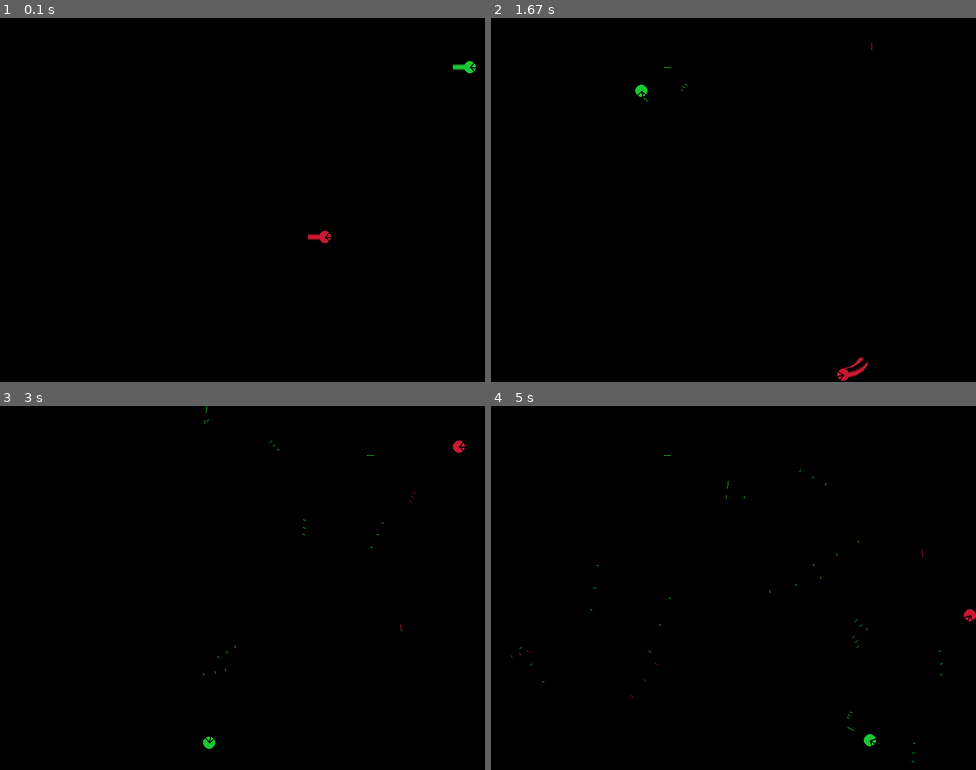
Above: before the commit, frames 1-4 (two rows, left to right).
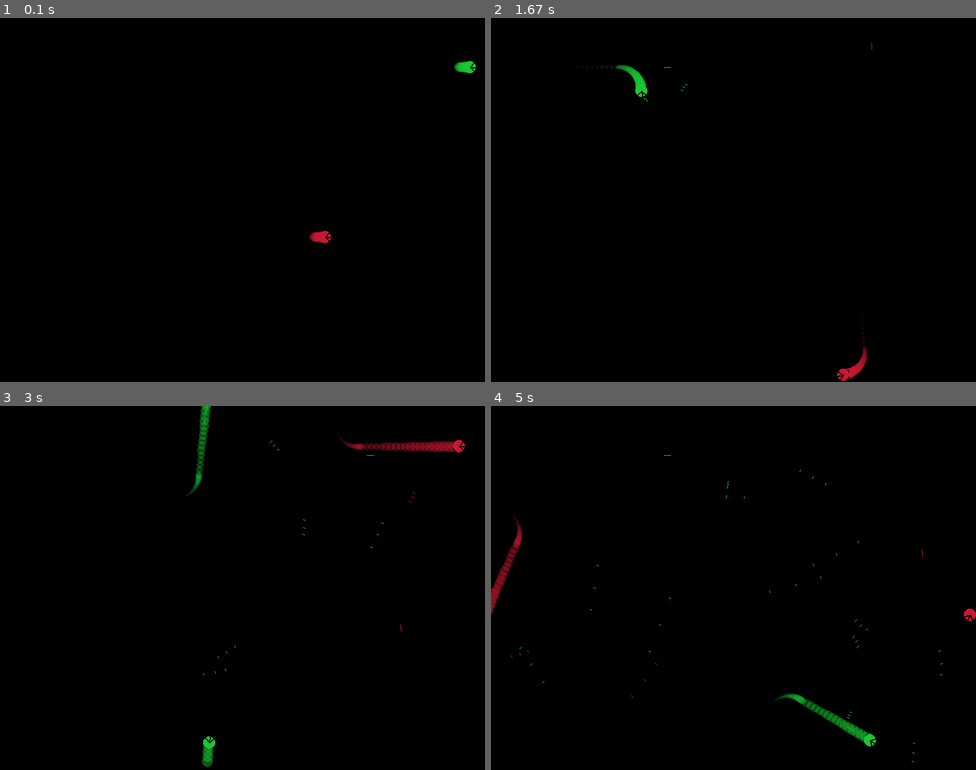
Above: after the commit, the same moments.

Repository: ZephyrSails/leben
Game: pygame game, started from dog_fight/main.py
Two runs of this game, one before a commit and one after it. Both use one fixed random seed, a clock stepped at 60 frames per second and the inputs below.
Inputs:
- Up to frame 1 (0.1 s): no input
- Up to frame 2 (1.67 s): hold Right 0.33-0.8 s; hold Up 0.83-1.13 s; hold W 0.83-1.13 s; tap Shift at 0.9, 1.23, 1.53 s; tap Right Shift at 0.98 s; hold Right 1.17-1.63 s; hold D 1.17-1.63 s
- Up to frame 3 (3 s): hold Left 1.67-2.2 s; hold A 1.67-2.2 s; tap Shift at 1.73, 2.03, 2.3, 2.6, 2.73 s; hold Left 2.23-2.63 s; hold A 2.23-2.63 s; tap Right Shift at 2.38 s; hold Up from 2.67 s (still down); hold W from 2.67 s (still down)
- Up to frame 4 (5 s): release Up at 3.03 s; release W at 3.03 s; hold Right 3.07-3.7 s; hold D 3.07-3.7 s; tap Shift at 3.13, 3.43, 3.8, 4.1, 4.3, 4.6, 4.8 s; hold Left 3.73-4.2 s; hold A 3.73-4.2 s; tap Right Shift at 3.88 s; hold Right 4.23-4.7 s; hold D 4.23-4.7 s; hold Up from 4.73 s (still down); hold W from 4.73 s (still down)

The runs differ from the first frame. In frame 1, less than 0.1% of the frame differs, in the area x 63-97%, y 12-62%; in frame 2, 0.3%; in frame 3, 1.0%, in the area x 38-96%, y 0-100%; in frame 4, 0.8%.

Commit message:
contrail

Diff:
--- a/dog_fight/bullet.py
+++ b/dog_fight/bullet.py
@@ -60,3 +60,6 @@
         if self.rect.bottom >= self.SCREEN_HEIGHT:
             self.rect.bottom -= self.SCREEN_HEIGHT
         # self.redraw()
+
+    def blit(self, screen):
+        screen.blit(self.surf, self.rect)
--- a/dog_fight/contrail.py
+++ b/dog_fight/contrail.py
@@ -21,31 +21,33 @@
         self.radius = self.init_radius
         self.bg_color = flight.bg_color
         self.color = pygame.Color(*flight.color)
-        self.init_alpha = self.color.a
+        self.init_alpha = self.color.a // 2
 
         # life span
-        self.init_life_tick = 20
+        self.init_life_tick = 50
         self.curr_life_tick = self.init_life_tick
 
         # pygame
         self.surf = pygame.Surface((self.radius * 2, self.radius * 2))
+        self.surf.set_colorkey(self.bg_color)
         self.rect = self.surf.get_rect(center=(
             int(self.x),
             int(self.y),
         ))
 
     def redraw(self):
-        pygame.draw.circle(self.surf, self.color, (self.radius, self.radius),
-                           self.radius)
+        pygame.draw.circle(self.surf, self.bg_color,
+                          (self.init_radius, self.init_radius),
+                          self.init_radius)
+        pygame.draw.circle(self.surf, self.color,
+                           (self.init_radius, self.init_radius), self.radius)
 
     def update(self):
         self.curr_life_tick -= 1
         if self.curr_life_tick == 0:
             self.kill()
         self.redraw()
-        #
-        # ratio = self.curr_life_tick / self.init_life_tick
-        #
-        # self.color.a = int(self.init_alpha * ratio)
-        # self.radius = int(self.init_radius * ratio)
-        # print(ratio, self.color, self.radius)
+        ratio = self.curr_life_tick / self.init_life_tick
+
+        self.radius = int(self.init_radius * ratio)
+        self.surf.set_alpha(int(self.init_alpha * ratio))
--- a/dog_fight/flight.py
+++ b/dog_fight/flight.py
@@ -44,6 +44,7 @@
         # attribute
         self.color = color
         self.bg_color = (0, 0, 0)
+        self.line_color = (1, 1, 1)
         self.radius = 10  # pixel
         self.view_angle = 90  # degree
         self.mouth_degree = 45
@@ -55,7 +56,7 @@
 
         # pygame
         self.surf = pygame.Surface((self.radius * 2, self.radius * 2))
-
+        self.surf.set_colorkey(self.bg_color)
         pygame.draw.circle(self.surf, self.color, (self.x, self.y),
                            self.radius)
         self.draw_mouth()
@@ -75,7 +76,7 @@
 
     def draw_line(self, radians):
         pygame.draw.line(
-            self.surf, self.bg_color, (int(self.radius), int(self.radius)),
+            self.surf, self.line_color, (int(self.radius), int(self.radius)),
             (int(self.radius + self.radius * math.cos(radians)),
              int(self.radius + self.radius * math.sin(radians))), 2)
 
@@ -119,12 +120,16 @@
             self.rect.move_ip(dx, dy)
 
         if self.rect.left < 0:
+            self.x += self.SCREEN_WIDTH
             self.rect.left += self.SCREEN_WIDTH
         if self.rect.right > self.SCREEN_WIDTH:
+            self.x -= self.SCREEN_WIDTH
             self.rect.right -= self.SCREEN_WIDTH
         if self.rect.top <= 0:
+            self.y += self.SCREEN_HEIGHT
             self.rect.top += self.SCREEN_HEIGHT
         if self.rect.bottom >= self.SCREEN_HEIGHT:
+            self.y -= self.SCREEN_HEIGHT
             self.rect.bottom -= self.SCREEN_HEIGHT
 
     def print(self):
--- a/dog_fight/main.py
+++ b/dog_fight/main.py
@@ -51,7 +51,7 @@
             collide_group = pygame.sprite.groupcollide(
                 flight_group, hostile_bullets, False, True)
             scores[idx] -= len(collide_group)
-        print(scores)
+        print('\r{}'.format(scores), end="")
 
         pygame.display.flip()
 
